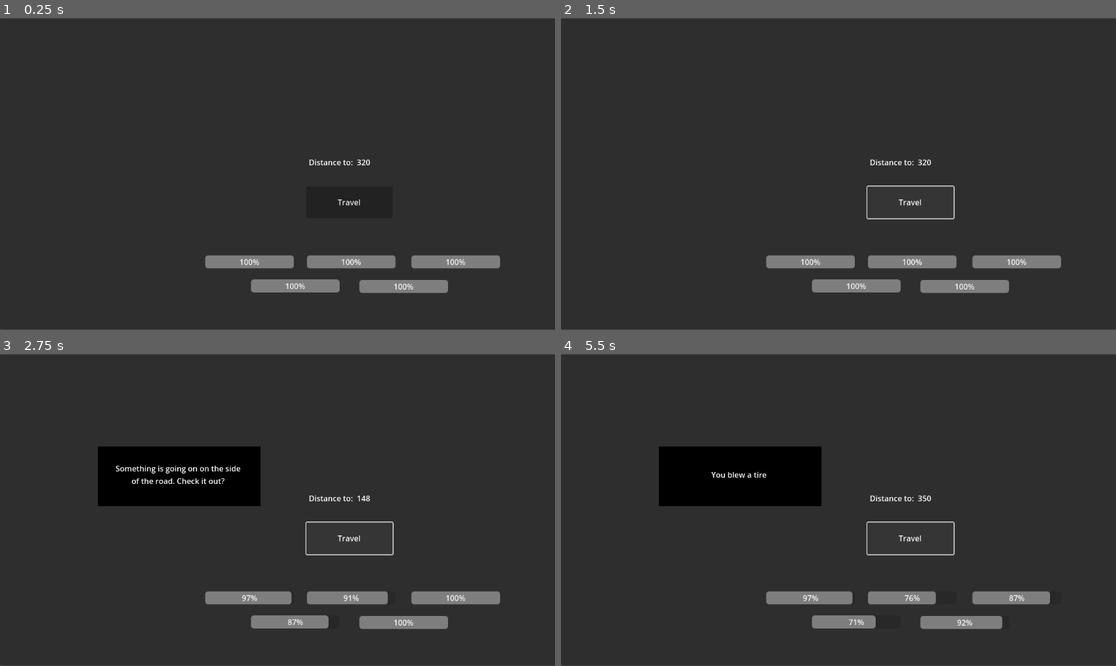
Above: before the commit, frames 1-4 (two rows, left to right).
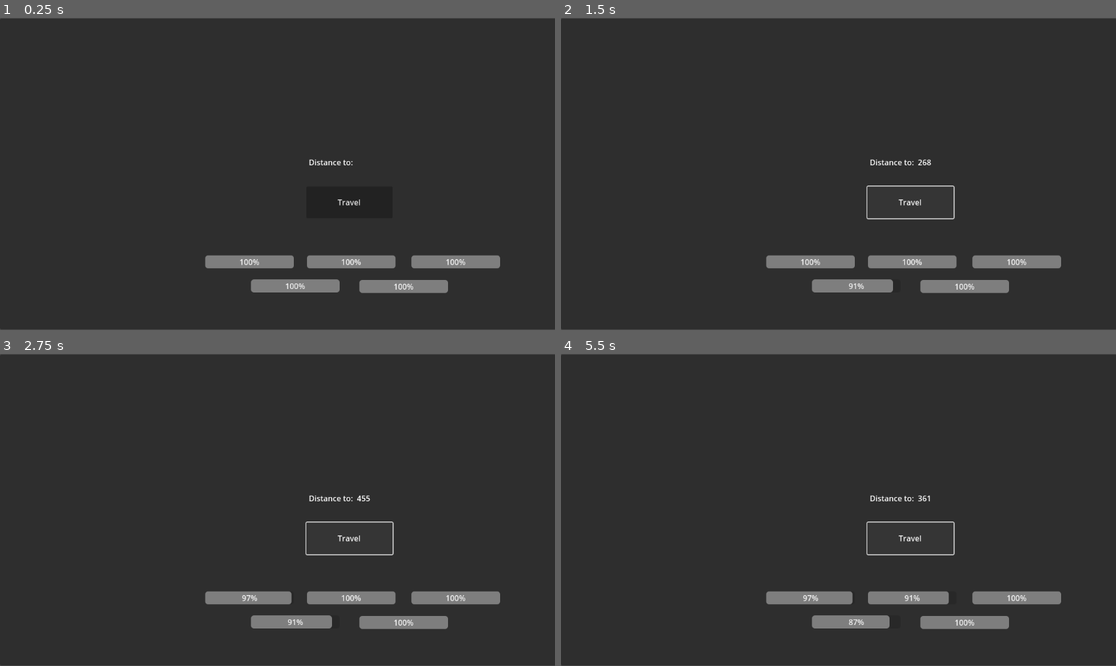
Above: after the commit, the same moments.

Repository: FinnMcLaughlin/Godot4_23-4
Game: Godot game, scene res://scenes/travel_demo.tscn
The game is run twice, just before and just after one commit, with the same random seed, the same clock (stepped at 60 frames per second) and the same inputs. This scene is started directly instead of the project's main scene.
Inputs:
- Up to frame 1 (0.25 s): no input
- Up to frame 2 (1.5 s): click "Travel" at 0.5 s; tap Enter at 1.25 s; hold Right (right) from 1.28 s (still down); tap Space (click) at 1.35 s
- Up to frame 3 (2.75 s): tap Space (click) at 2, 2.1 s; release Right (right) at 2.03 s; hold Down (down) from 2.03 s (still down)
- Up to frame 4 (5.5 s): release Down (down) at 2.78 s; hold Right (right) 2.78-3.53 s; tap T (gen_maze) at 2.85 s; tap Space (click) at 3.05, 3.8, 4.55, 5.1 s; hold Up (up) 3.53-4.28 s; tap E (interact) at 3.6 s; hold Left (left) from 4.28 s (still down); tap Q (light_source) at 4.35 s; tap I (inventory) at 4.9 s

The runs differ from the first frame. In frame 1, less than 0.1% of the frame differs, in the area x 64-67%, y 45-48%; in frame 2, 0.1%; in frame 3, 5.7%; in frame 4, 6.1%, in the area x 17-91%, y 29-89%.

Commit message:
TravelStateMachine implemented; Travel functionality removed and parsed between TravelStates; Reorganised scripts

Diff:
--- a/data/encounter_data.json
+++ b/data/encounter_data.json
@@ -52,7 +52,7 @@
 		{
 			"text": "A berlin apartment has become available",
 			"type": "damage",
-			"result": "-1 you",
+			"result": "+1 you",
 			"rarity": "rare",
 			"area": "all"
 		},
--- a/scenes/inventory_slot.tscn
+++ b/scenes/inventory_slot.tscn
@@ -1,7 +1,7 @@
 [gd_scene load_steps=3 format=3 uid="uid://bra4huxx53xip"]
 
 [ext_resource type="Texture2D" uid="uid://cevic2f3iauuu" path="res://assets/inv_tile.png" id="1_8wwdn"]
-[ext_resource type="Script" path="res://scripts/inventory_slot.gd" id="1_necjn"]
+[ext_resource type="Script" path="res://scripts/player_scripts/inventory_slot.gd" id="1_necjn"]
 
 [node name="InventorySlot" type="Panel"]
 self_modulate = Color(1, 1, 1, 0)
--- a/scenes/inventory_ui.tscn
+++ b/scenes/inventory_ui.tscn
@@ -1,6 +1,6 @@
 [gd_scene load_steps=4 format=3 uid="uid://c0o12roqrc0rd"]
 
-[ext_resource type="Script" path="res://scripts/inventory_ui.gd" id="1_vuvv7"]
+[ext_resource type="Script" path="res://scripts/player_scripts/inventory_ui.gd" id="1_vuvv7"]
 [ext_resource type="Texture2D" uid="uid://ypipmx7tivhc" path="res://assets/inv_bg.png" id="2_o7jk7"]
 [ext_resource type="PackedScene" uid="uid://bra4huxx53xip" path="res://scenes/inventory_slot.tscn" id="3_4kxh3"]
 
--- a/scenes/items/player_inventory.tres
+++ b/scenes/items/player_inventory.tres
@@ -2,7 +2,7 @@
 
 [ext_resource type="Script" path="res://scripts/item.gd" id="1_42vtu"]
 [ext_resource type="Resource" uid="uid://bt6u3t67rk20d" path="res://scenes/items/battery.tres" id="2_foer1"]
-[ext_resource type="Script" path="res://scripts/inventory.gd" id="3_ah38t"]
+[ext_resource type="Script" path="res://scripts/player_scripts/inventory.gd" id="3_ah38t"]
 
 [resource]
 script = ExtResource("3_ah38t")
--- a/scenes/torino.tscn
+++ b/scenes/torino.tscn
@@ -1,6 +1,6 @@
 [gd_scene load_steps=2 format=3 uid="uid://bpsv4jbxw7hb6"]
 
-[ext_resource type="Script" path="res://scripts/torino.gd" id="1_ddugg"]
+[ext_resource type="Script" path="res://scripts/travel_scripts/torino.gd" id="1_ddugg"]
 
 [node name="Torino" type="Node2D"]
 script = ExtResource("1_ddugg")
--- a/scenes/travel_demo.tscn
+++ b/scenes/travel_demo.tscn
@@ -1,8 +1,13 @@
-[gd_scene load_steps=4 format=3 uid="uid://ghoy250tn2c"]
+[gd_scene load_steps=9 format=3 uid="uid://ghoy250tn2c"]
 
-[ext_resource type="Script" path="res://scripts/travel_demo.gd" id="1_3i7iu"]
+[ext_resource type="Script" path="res://scripts/travel_scripts/travel_demo.gd" id="1_3i7iu"]
 [ext_resource type="PackedScene" uid="uid://bpsv4jbxw7hb6" path="res://scenes/torino.tscn" id="1_ryj78"]
-[ext_resource type="Script" path="res://scripts/event_manager.gd" id="3_vrvfb"]
+[ext_resource type="Script" path="res://scripts/travel_scripts/event_manager.gd" id="3_vrvfb"]
+[ext_resource type="Script" path="res://scripts/state_machine.gd" id="4_y6kns"]
+[ext_resource type="Script" path="res://scripts/travel_idle.gd" id="5_6y15q"]
+[ext_resource type="Script" path="res://scripts/travel_moving.gd" id="5_j7nyt"]
+[ext_resource type="Script" path="res://scripts/travel_damage.gd" id="6_nd515"]
+[ext_resource type="Script" path="res://scripts/travel_event.gd" id="7_l4q71"]
 
 [node name="TravelDemo" type="Node2D"]
 script = ExtResource("1_3i7iu")
@@ -62,4 +67,20 @@
 offset_bottom = 311.0
 text = "Distance to: "
 
+[node name="TravelStateMachine" type="Node" parent="." node_paths=PackedStringArray("initial_state")]
+script = ExtResource("4_y6kns")
+initial_state = NodePath("Idle")
+
+[node name="Idle" type="Node" parent="TravelStateMachine"]
+script = ExtResource("5_6y15q")
+
+[node name="Moving" type="Node" parent="TravelStateMachine"]
+script = ExtResource("5_j7nyt")
+
+[node name="Damage" type="Node" parent="TravelStateMachine"]
+script = ExtResource("6_nd515")
+
+[node name="Event" type="Node" parent="TravelStateMachine"]
+script = ExtResource("7_l4q71")
+
 [connection signal="pressed" from="Button" to="." method="_on_button_pressed"]
--- a/scripts/state_machine.gd
+++ b/scripts/state_machine.gd
@@ -14,7 +14,7 @@
 			states[child.name.to_lower()] = child
 			child.Transitioned.connect(change_state)
 
-		if initial_state:
+		if child == initial_state:
 			initial_state.enter()
 			current_state = initial_state
 
--- /dev/null
+++ b/scripts/travel_damage.gd
@@ -0,0 +1,22 @@
+extends State
+class_name TravelDamage
+
+@onready var torino: ToyotaTorino = $"../../Torino"
+@onready var travel_demo: TravelDemo = $"../.."
+@onready var travel_state_machine: Node = $".."
+
+func enter(params : Dictionary = {}):
+	print("Entering State --- " + "TravelDamage")
+
+	if randi_range(0, 100) < 60:
+		torino.TravelDamage.emit()
+
+	await get_tree().create_timer(1).timeout
+
+	var RE = randi_range(0, travel_demo.R_E_CH) * travel_demo.AREA_MOD * travel_demo.COND_MOD
+	print("Random Encounter: " + str(RE) + " | Thresh: " + str(travel_demo.R_E_CH * 0.6))
+
+	if (RE) > (travel_demo.R_E_CH * 0.6):
+		Transitioned.emit(travel_state_machine.current_state, "Event")
+	else:
+		Transitioned.emit(travel_state_machine.current_state, "Idle")
--- /dev/null
+++ b/scripts/travel_event.gd
@@ -0,0 +1,23 @@
+extends State
+class_name TravelEvent
+
+@onready var travel_state_machine: Node = $".."
+@onready var travel_demo: TravelDemo = $"../.."
+
+var event_occurring : bool = false
+
+func enter(params : Dictionary = {}):
+	print("Entering State --- " + "TravelEvent")
+
+	_event()
+
+func update(delta):
+	if event_occurring:
+		if Input.is_action_just_released("click"):
+			# await get_tree().create_timer(0.5).timeout
+			travel_demo.event_manager._hide_event()
+			Transitioned.emit(travel_state_machine.current_state, "Idle")
+
+func _event():
+	await travel_demo._random_event()
+	event_occurring = true
--- /dev/null
+++ b/scripts/travel_idle.gd
@@ -0,0 +1,11 @@
+extends State
+class_name TravelIdle
+
+@onready var travel_state_machine: Node = $".."
+@onready var travel_demo: TravelDemo = $"../.."
+
+func enter(params : Dictionary = {}):
+	print("Entering State --- " + "TravelIdle")
+	if travel_demo.CUR_POS < travel_demo.DIST_TO:
+		await get_tree().create_timer(0.25).timeout
+		Transitioned.emit(travel_state_machine.current_state, "Moving")
--- /dev/null
+++ b/scripts/travel_moving.gd
@@ -0,0 +1,29 @@
+extends State
+class_name TravelMoving
+
+@onready var travel_state_machine: Node = $".."
+@onready var travel_demo: TravelDemo = $"../.."
+
+func enter(params : Dictionary = {}):
+	print("Entering State --- " + "TravelMoving")
+	_travel()
+
+func _travel():
+	travel_demo.ROUND_COUNT += 1
+
+	print("Travel Round " + str(travel_demo.ROUND_COUNT))
+
+	travel_demo.CUR_POS += travel_demo.BASE_DIST * travel_demo.SPEED
+
+	_update_dist_to()
+
+	print("Current: " + str(travel_demo.CUR_POS) + " | Dest: " + str(travel_demo.DIST_TO))
+
+	print("---------------")
+
+	await get_tree().create_timer(0.25).timeout
+
+	Transitioned.emit(travel_state_machine.current_state, "Damage")
+
+func _update_dist_to():
+	travel_demo.dist_to_label.text = travel_demo.dis_to_label_text + " " + str(travel_demo.DIST_TO - travel_demo.CUR_POS)
--- a/scripts/event_manager.gd
+++ b/scripts/travel_scripts/event_manager.gd
@@ -29,7 +29,6 @@
 
 	HideEvent.connect(_hide_event)
 	#RandomEvent.emit()
-
 
 func _load_encounters():
 	var file = FileAccess.open("res://data/encounter_data.json", FileAccess.READ)
@@ -73,12 +72,13 @@
 	_display_event(chosen_event)
 
 func _display_event(event):
-	_update_text(event.text)
+	var e_text = event.text
+
+	if event.type == "damage":
+		e_text += "\n" + str(event.result)
+
+	_update_text(e_text)
 	event_node.show()
-
-	await get_tree().create_timer(1.75).timeout
-
-	_hide_event()
 
 func _update_text(text):
 	label.text = text
--- a/scripts/travel_demo.gd
+++ b/scripts/travel_scripts/travel_demo.gd
@@ -5,6 +5,7 @@
 @onready var event_manager: EventManager = $EventManager
 @onready var event_node: Control = $EventManager/EventNode
 @onready var dist_to_label: Label = $DistToLabel
+@onready var travel_state_machine: Node = $TravelStateMachine
 
 @export var CUR_POS : int = 0
 @export var DIST_TO : int
@@ -27,49 +28,18 @@
 	print("Travel Started----")
 	ROUND_COUNT = 0
 	dis_to_label_text = dist_to_label.text
-	_update_dist_to()
-	# _travel()
-
-func _process(delta: float) -> void:
-	pass
 
 func _on_button_pressed() -> void:
-	# _inflict_damage()
 	CUR_POS = 0
 	ROUND_COUNT = 0
 	DIST_TO = randi_range(260, 540)
-	_travel()
+
+	travel_state_machine.change_state(null, "Idle")
 
 func _inflict_damage():
 	torino.TravelDamage.emit()
 	torino.UpdateDash.emit()
 
-func _travel():
-	while CUR_POS < DIST_TO:
-
-		await get_tree().create_timer(TIMER).timeout
-
-		ROUND_COUNT += 1
-		print("Travel Round " + str(ROUND_COUNT))
-
-		CUR_POS += BASE_DIST * SPEED
-		_update_dist_to()
-		print("Current: " + str(CUR_POS) + " | Dest: " + str(DIST_TO))
-
-		if randi_range(0, 100) < 60:
-			torino.TravelDamage.emit()
-
-		var RE = randi_range(0, R_E_CH) * AREA_MOD * COND_MOD
-		print("Random Encounter: " + str(RE) + " | Thresh: " + str(R_E_CH * 0.6))
-
-		if (RE) > (R_E_CH * 0.6):
-			await _random_event()
-			event_occurring = true
-
-		print("---------------")
-
 func _random_event():
 	event_manager.RandomEvent.emit()
-
-func _update_dist_to():
 	dist_to_label.text = dis_to_label_text + " " + str(DIST_TO - CUR_POS)
Renamed: scripts/inventory.gd -> scripts/player_scripts/inventory.gd
Renamed: scripts/inventory_slot.gd -> scripts/player_scripts/inventory_slot.gd
Renamed: scripts/inventory_ui.gd -> scripts/player_scripts/inventory_ui.gd
Renamed: scripts/torino.gd -> scripts/travel_scripts/torino.gd
